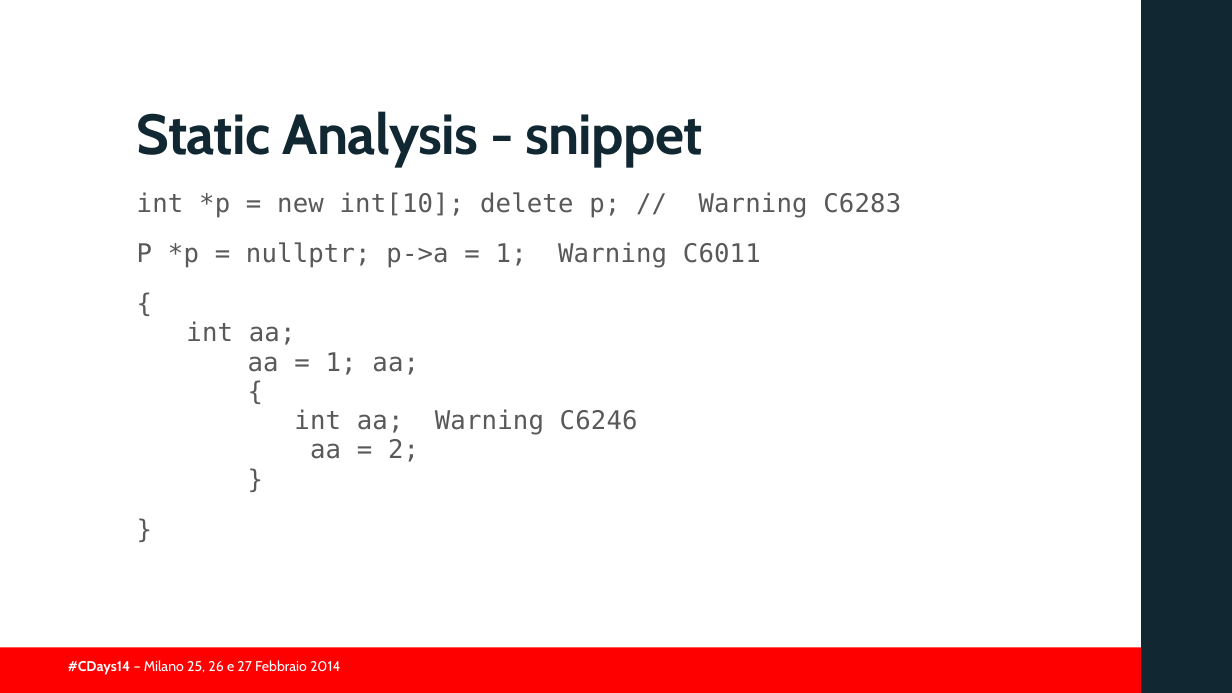
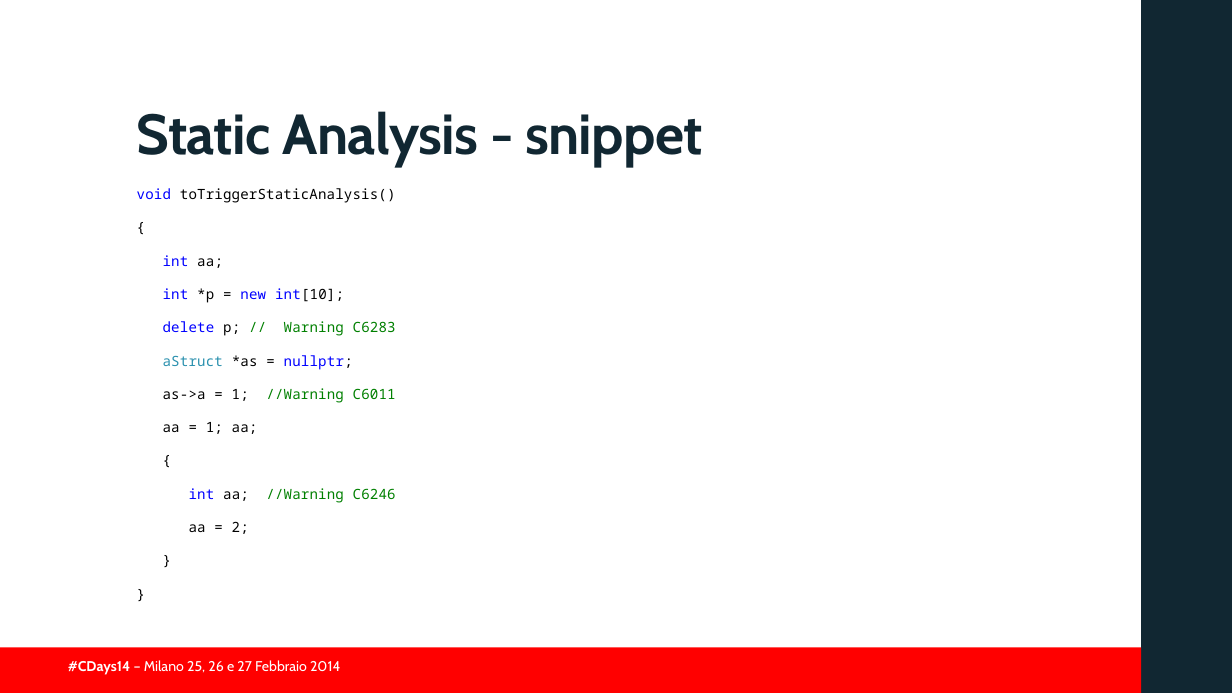
Before and after one commit to guidop/CDays14, a slide deck: slide 16 of presentazioneCDAYS2014.pptx. Drawn at 1232x693 pixels with LibreOffice and Linux fonts; fonts in the diff are those of the drawing; background and template pictures are left out. Boxes give left, top, right and bottom in pixels: in the first picture for what was removed or moved away, otherwise in the second. Text is boxed around its words. In the diff, an @@ line names an element or a change of style, - is before the commit and + after.

```diff
--- a/presentazioneCDAYS2014.pptx
+++ b/presentazioneCDAYS2014.pptx
@@ text at [137,188,396,534]: paragraph added @@
+}
@@ text "void toTriggerStaticAnalysis()" at [137,188,396,534]: size 20 to 11 pt, font DejaVu Sans Mono to Noto Sans Mono, text colour #595959 to #000000, highlight none to #FFFFFF in "}"; indent changed; line spacing 0.95 to 0.75 @@
@@ text at [137,188,396,534]: text changed; size 20 to 11 pt; font DejaVu Sans Mono to Noto Sans Mono; text colour #595959 to #000000 @@
-int *p = new int[10]; delete p; // Warning C6283
-P *p = nullptr; p->a = 1; Warning C6011
-{
-int aa;
-aa = 1; aa;
-{
-int aa; Warning C6246
-aa = 2;
-}
+void toTriggerStaticAnalysis()
+{
+int aa;
+int *p = new int[10];
+delete p; // Warning C6283
+aStruct *as = nullptr;
+as->a = 1; //Warning C6011
+aa = 1; aa;
+{
+int aa; //Warning C6246
+aa = 2;
```
Also in this commit, not shown: 1 other slide changed, 1 slide added, 5 other files.
